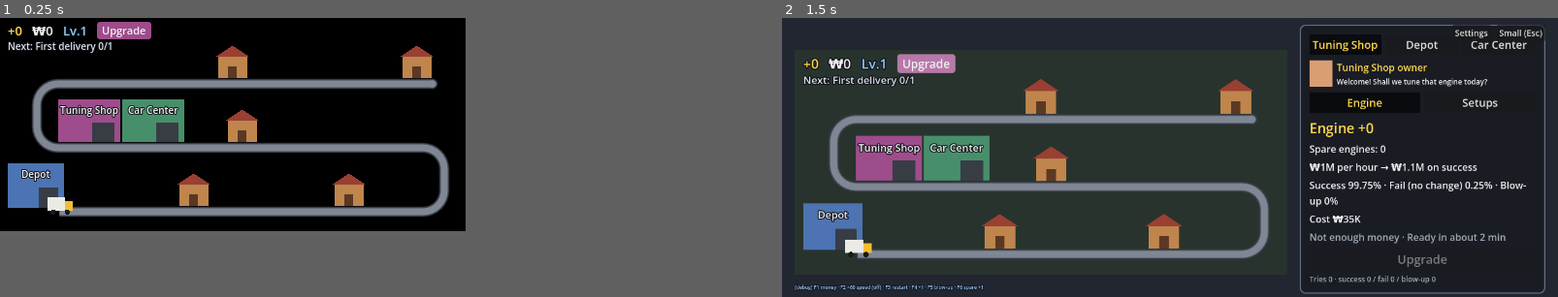
Above: before the commit, frames 1-2 (left to right).
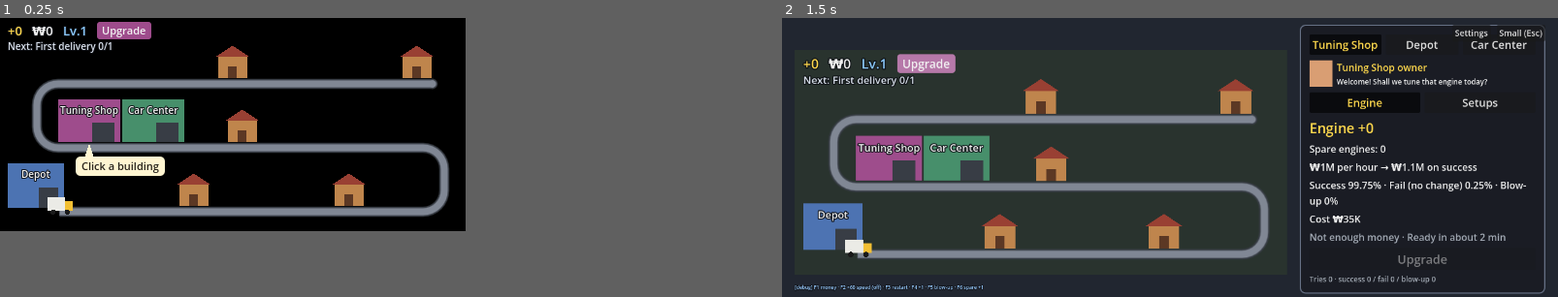
Above: after the commit, the same moments.

Repository: Paul-sinn/itwasdv
Game: Godot game, scene res://scenes/main.tscn
The game is run twice, just before and just after one commit, with the same random seed, the same clock (stepped at 60 frames per second) and the same inputs.
Inputs:
- Up to frame 1 (0.25 s): no input
- Up to frame 2 (1.5 s): click "Upgrade" at 0.5 s; click "Upgrade" at 1.25 s

The runs differ from the first frame. In frame 1, 0.8% of the frame differs, in the area x 9-22%, y 45-57%; in frame 2, nothing differs.

Commit message:
v6-bal U1: 처음 켰을 때 말풍선 "건물을 눌러보세요" (작은 화면, 건물·작은 버튼을 누르면 다시 안 뜸, settings.cfg)
Co-Authored-By: Claude Opus 5.5 <noreply@anthropic.com>

Diff:
--- a/locale/strings.csv
+++ b/locale/strings.csv
@@ -177,6 +177,7 @@
 BUILDING_TUNING,튜닝숍,Tuning Shop
 BUILDING_CAR_CENTER,카센터,Car Center
 TOWN_TUNING_BUTTON,강화,Upgrade
+TOWN_HINT_BUILDING,건물을 눌러보세요,Click a building
 GARAGE_TO_CAR,카센터로,To Car Center
 CAR_NOTE,+%d부터 강화하려면 1개가 있어야 해요. 퍼지면 자동으로 써요,From +%d you need one to upgrade. It's used automatically if the engine blows up
 CAR_SHORT,%s원 모자람 · %s,₩%s short · %s
--- a/scripts/ui/feel.gd
+++ b/scripts/ui/feel.gd
@@ -224,3 +224,14 @@
 const NPC_FACE_COLORS := {
 	"tuning": Color(0.85, 0.62, 0.45), "depot": Color(0.55, 0.70, 0.90), "car_center": Color(0.75, 0.80, 0.55),
 }
+
+# --- v6-bal: 처음 켰을 때 말풍선 "건물을 눌러보세요" (작은 화면에서만, 건물·작은 버튼을 한 번 누를 때까지) ---
+## 튜닝숍·카센터 아래, 가운데 길 밑 빈자리 (왼쪽 물류센터·오른쪽 집 사이). 꼬리는 위로 튜닝숍을 가리킴
+const HINT_POS := Vector2(124, 143)        ## 말풍선 위쪽 가운데 (동네 설계 좌표)
+const HINT_TAIL_TIP := Vector2(92, 130)    ## 꼬리 끝 (튜닝숍 아래 가운데)
+const HINT_TAIL_HALF := 5.0                ## 꼬리 밑변 반 폭
+const HINT_FONT_SIZE := 11
+const HINT_PAD := Vector2(6, 2)            ## 말풍선 안 여백 (좌우, 위아래)
+const HINT_RADIUS := 5
+const COLOR_HINT_BG := Color(1.0, 0.96, 0.82)
+const COLOR_HINT_TEXT := Color(0.15, 0.13, 0.10)
--- a/scripts/ui/main.gd
+++ b/scripts/ui/main.gd
@@ -12,6 +12,7 @@
 ## v4: 차고 [세팅] 칸 → Setting.try_roll / Setting.choose (굴리기·고르기는 scripts/core/setting.gd)
 ## v5: 계산 쪽 알림(state.take_events: 할 일 끝·레벨업·만렙·강화 첫 달성)을 프레임마다 꺼내 동네에 하나씩,
 ##     차고 [기사·물류센터] → Depot.upgrade, 강화·세팅·스페어·올리기 직후 Quest.check (바로 반응하게)
+## v6-bal: 처음 켰을 때 작은 화면 말풍선 "건물을 눌러보세요". 건물·작은 버튼을 한 번 누르면(open_building) 다시 안 뜸
 extends Control
 
 const Balance = preload("res://scripts/core/balance.gd")
@@ -33,6 +34,9 @@
 
 const AUTOSAVE_SECONDS := 30.0        ## 30초마다 저장 (배속과 상관없이 진짜 30초)
 const TRUCK := 0   ## 지금은 트럭 1대 (번호 0). 사는 화면·고르는 탭은 v7
+## 처음 말풍선을 봤는지 (설정 파일 settings.cfg에. 게임 저장 파일 아님)
+const HINT_SECTION := "first_run"
+const HINT_KEY := "building_hint_seen"
 
 ## 저장 파일 위치. 확인 스크립트는 진짜 저장을 건드리지 않게 add_child 전에 바꾼다.
 var save_path := Save.DEFAULT_PATH
@@ -47,6 +51,8 @@
 var settings_button: Button  ## 큰 화면 [설정]
 var settings: SettingsPanel  ## [설정]을 누르면 가운데 뜨는 "화면: 전체 화면 / 창 모드"
 var rng := RandomNumberGenerator.new()
+## 처음 말풍선 "건물을 눌러보세요"를 이미 봤나 (건물·작은 버튼을 한 번 누르면 true. 작은 화면에서 false일 때만 뜸)
+var hint_seen := false
 
 ## 켰을 때 넣은 꺼둔 동안 (Trip.apply_offline 결과 + away_seconds):
 ##   { money, parcels, spares, hours, xp, full, ignored, away_seconds }.
@@ -90,6 +96,7 @@
 
 	state = GameState.new_game()
 	var load_notice := _load_save()
+	hint_seen = ScreenMode.load_value(HINT_SECTION, HINT_KEY, false) == true
 
 	# 창: 투명 창 / 평범한 창(--windowed) / 화면 없음(테스트). 작은 화면 ↔ 전체 화면
 	screen = ScreenMode.new()
@@ -176,6 +183,7 @@
 		settings.visible = false
 	_debug_label.visible = full and OS.is_debug_build()
 	town.show_ground = full
+	town.set_hint(not full and not hint_seen)
 
 	if not full:
 		# 작은 화면: 동네를 창에 꽉 차게 (창 = 동네 설계 크기면 1배)
@@ -588,6 +596,10 @@
 
 ## 큰 화면으로 바꾸고 그 건물 화면을 보여 준다 ("tuning" / "depot" / "car_center")
 func open_building(id: String) -> void:
+	if not hint_seen:   # 처음 말풍선은 건물·작은 버튼을 한 번 누르면 다시 안 뜸
+		hint_seen = true
+		ScreenMode.save_value(HINT_SECTION, HINT_KEY, true)
+		town.set_hint(false)
 	panel.show_building(id)
 	screen.enter_full()
 
--- a/scripts/ui/screen_mode.gd
+++ b/scripts/ui/screen_mode.gd
@@ -41,7 +41,7 @@
 ## open_menu_at_mouse()가 불림 (메뉴를 띄우기 전에 보냄. 화면 없는 테스트에서는 아이콘이 없어 이것만)
 signal menu_asked
 
-## 설정 파일 위치 (고른 full_style을 저장). 확인 스크립트는 main을 만들기 전에 바꾼다.
+## 설정 파일 위치 (고른 full_style, 처음 말풍선을 봤는지). 확인 스크립트는 main을 만들기 전에 바꾼다.
 static var settings_path := "user://settings.cfg"
 
 var mode: Mode = Mode.SMALL
@@ -130,18 +130,28 @@
 
 ## 설정 파일에서 full_style 읽기. 없거나 이상하면 기본(FULLSCREEN)
 static func load_full_style() -> FullStyle:
-	var cfg := ConfigFile.new()
-	if cfg.load(settings_path) != OK:
-		return FullStyle.FULLSCREEN
-	var i := STYLE_NAMES.find(str(cfg.get_value(SETTINGS_SECTION, SETTINGS_KEY, "")))
+	var i := STYLE_NAMES.find(str(load_value(SETTINGS_SECTION, SETTINGS_KEY, "")))
 	return FullStyle.WINDOWED if i == FullStyle.WINDOWED else FullStyle.FULLSCREEN
 
 
 ## 설정 파일에 full_style 쓰기 (파일의 다른 설정은 그대로 둠)
 static func save_full_style(style: FullStyle) -> void:
+	save_value(SETTINGS_SECTION, SETTINGS_KEY, STYLE_NAMES[style])
+
+
+## 설정 파일의 값 하나 읽기. 파일이나 값이 없으면 default (main.gd 처음 말풍선도 씀)
+static func load_value(section: String, key: String, default: Variant) -> Variant:
+	var cfg := ConfigFile.new()
+	if cfg.load(settings_path) != OK:
+		return default
+	return cfg.get_value(section, key, default)
+
+
+## 설정 파일에 값 하나 쓰기 (파일의 다른 설정은 그대로 둠)
+static func save_value(section: String, key: String, value: Variant) -> void:
 	var cfg := ConfigFile.new()
 	cfg.load(settings_path)   # 없으면 빈 채로
-	cfg.set_value(SETTINGS_SECTION, SETTINGS_KEY, STYLE_NAMES[style])
+	cfg.set_value(section, key, value)
 	var err := cfg.save(settings_path)
 	if err != OK:
 		push_warning("설정 저장 실패 (오류 %d): %s" % [err, settings_path])
--- a/scripts/ui/town.gd
+++ b/scripts/ui/town.gd
@@ -3,6 +3,7 @@
 ## 오른쪽 위 알림(할 일 끝·레벨업 등. 여러 개면 하나씩 차례로).
 ## v6a: 건물 세 개(물류센터·튜닝숍·카센터, 임시 사각형 + 간판). 마우스를 올리면 빛남 + 이름표.
 ##      구석 줄 끝 작은 버튼 [강화] → tuning_pressed. 건물 클릭은 main.gd가 building_at()으로 가른다
+## v6-bal: 처음 켰을 때 말풍선 "건물을 눌러보세요" (hint, set_hint. 언제 켜나는 main.gd)
 ## 동네 설계 좌표(feel.gd TOWN_SIZE = 작은 화면 크기)로 만들고, 전체 화면에서는 같은 동네를 통째로 확대한다.
 ## 길·집·트럭은 확대해서 그리고(선명함), 글자는 확대 배수에 맞춘 글자 크기로 따로 놓는다.
 ## 그리기만 한다. 돈·배송은 main.gd → scripts/core/trip.gd (배송 이벤트가 오면 show_payout)
@@ -31,6 +32,7 @@
 var notices_shown: Array[String] = []   ## 지금까지 띄운 알림 글자, 띄운 순서대로 (확인용)
 var hovered := ""            ## 마우스가 올라가 있는 건물 id ("" = 없음)
 var tuning_button: Button    ## 구석 줄 끝 작은 버튼 [강화]
+var hint: Label              ## 처음 켰을 때 말풍선 "건물을 눌러보세요" (켜고 끄기는 main.gd → set_hint)
 
 var _houses: Array[Vector2] = []     ## 집 자리 (길 가운데 선 위, 설계 좌표)
 var _hud: HBoxContainer
@@ -90,6 +92,12 @@
 	_name_tag = make_label(Feel.NAME_TAG_FONT_SIZE, Feel.COLOR_NAME_TAG)
 	_name_tag.visible = false
 	add_child(_name_tag)
+	hint = Label.new()
+	hint.text = tr("TOWN_HINT_BUILDING")
+	hint.mouse_filter = Control.MOUSE_FILTER_IGNORE   # 말풍선을 눌러도 아무 일 없음 (건물·작은 버튼만)
+	hint.add_theme_color_override("font_color", Feel.COLOR_HINT_TEXT)
+	hint.visible = false
+	add_child(hint)
 	layout(Vector2.ZERO, 1.0, 1.0)
 
 
@@ -122,6 +130,7 @@
 		board.position = Vector2(r.get_center().x - board.size.x / 2.0, r.position.y + Feel.SIGN_TOP * zoom)
 	_set_font(_name_tag, Feel.NAME_TAG_FONT_SIZE)
 	_place_name_tag()
+	_place_hint()
 
 	# 떠오르던 "+금액"은 자리가 안 맞게 되니 지운다
 	for p in _payouts:
@@ -185,6 +194,35 @@
 	var x := clampf(r.get_center().x - _name_tag.size.x / 2.0, box.position.x, box.end.x - _name_tag.size.x)
 	var y := maxf(box.position.y, r.position.y - _name_tag.size.y - Feel.NAME_TAG_GAP * zoom)
 	_name_tag.position = Vector2(x, y)
+
+
+## 처음 말풍선 켜고 끄기 (main.gd: 작은 화면이고 아직 건물을 안 눌렀을 때만 켬)
+func set_hint(on: bool) -> void:
+	if hint.visible != on:
+		hint.visible = on
+		queue_redraw()   # 꼬리
+
+
+## 말풍선: 글자 크기·여백·둥글기를 동네 글자 배수에 맞추고, 위쪽 가운데를 HINT_POS에
+func _place_hint() -> void:
+	hint.add_theme_font_size_override("font_size", maxi(1, int(roundf(Feel.HINT_FONT_SIZE * text_scale))))
+	var sb := StyleBoxFlat.new()
+	sb.bg_color = Feel.COLOR_HINT_BG
+	sb.set_corner_radius_all(int(roundf(Feel.HINT_RADIUS * text_scale)))
+	sb.content_margin_left = Feel.HINT_PAD.x * text_scale
+	sb.content_margin_right = Feel.HINT_PAD.x * text_scale
+	sb.content_margin_top = Feel.HINT_PAD.y * text_scale
+	sb.content_margin_bottom = Feel.HINT_PAD.y * text_scale
+	hint.add_theme_stylebox_override("normal", sb)
+	hint.reset_size()
+	hint.position = to_view(Feel.HINT_POS) - Vector2(hint.size.x / 2.0, 0.0)
+
+
+## 말풍선 꼬리 (설계 좌표): 말풍선 위쪽 1px 안에서 HINT_TAIL_TIP까지
+func _hint_tail() -> PackedVector2Array:
+	var tip := Feel.HINT_TAIL_TIP
+	var base_y := Feel.HINT_POS.y + 1.0
+	return PackedVector2Array([Vector2(tip.x - Feel.HINT_TAIL_HALF, base_y), tip, Vector2(tip.x + Feel.HINT_TAIL_HALF, base_y)])
 
 
 ## 작은 버튼: 글자 크기·여백을 동네 글자 배수에 맞춤 (평소 / 올림 두 색)
@@ -321,11 +359,17 @@
 	for piece in route.pieces:
 		out.append(view_rect(piece.grow(half)))
 	# 건물: 빛남 두께만큼 넉넉하게 + 간판. 맞붙은 건물(튜닝숍·카센터)은 한 사각형으로 (사각형 수를 늘리지 않게)
+	# 처음 말풍선(+ 꼬리)도 꼬리 끝이 튜닝숍에 닿아서 그 사각형에 합쳐짐 (글자가 가장 많이 떴을 때도 30개 이하로)
 	var blds: Array[Rect2] = []
 	var rects := building_rects()
+	var pieces: Array[Rect2] = []
 	for id: String in BUILDINGS:
 		var r: Rect2 = rects[id].grow(Feel.BUILDING_GLOW_PX * zoom + 1.0)
-		r = r.merge(Rect2(_signs[id].position, _signs[id].size).grow(o))
+		pieces.append(r.merge(Rect2(_signs[id].position, _signs[id].size).grow(o)))
+	if hint.visible:
+		var tail := _hint_tail()
+		pieces.append(Rect2(hint.position, hint.size).merge(view_rect(Rect2(tail[0], Vector2.ZERO).expand(tail[1]).expand(tail[2]))).grow(1.0))
+	for r in pieces:
 		var joined := false
 		for i in blds.size():
 			if blds[i].intersects(r):
@@ -403,6 +447,10 @@
 	draw_circle(pts[pts.size() - 1], w / 2.0, Feel.COLOR_ROAD_EDGE, true, -1.0, true)
 	draw_polyline(pts, Feel.COLOR_ROAD, w - 3.0, true)
 	draw_circle(pts[pts.size() - 1], (w - 3.0) / 2.0, Feel.COLOR_ROAD, true, -1.0, true)
+
+	# 말풍선 꼬리 (길 위에. 말풍선 글상자는 hint 글자가 그 위에 그림)
+	if hint.visible:
+		draw_colored_polygon(_hint_tail(), Feel.COLOR_HINT_BG)
 	draw_set_transform_matrix(Transform2D.IDENTITY)
 
 
--- a/tests/check_buildings.gd
+++ b/tests/check_buildings.gd
@@ -8,6 +8,8 @@
 ## ⑨ +18 스페어 0개면 강화 칸에 이유 글 + [카센터로] → 카센터   ⑩ 고르다 만 세팅이 있으면 켤 때 튜닝숍 세팅 칸
 ## ⑪ [작게]·Esc 뒤 다시 건물을 누르면 그 건물 화면 (알림 영역 아이콘은 마지막에 보던 건물, 처음엔 튜닝숍)
 ## ⑫ en에서도 건물 이름·NPC 인사말에 한글·키 없음 (ko는 "차고"라는 말이 안 보임)   ⑬ 오른쪽 클릭 메뉴는 건물·도로 어디서든
+## v6-bal U1 ④ 처음 말풍선: 새 설정이면 작은 화면에 뜸(visible_rects() 안) → 도로 클릭엔 그대로 → 건물 클릭 뒤 사라짐
+##   → 다시 켜도 안 뜸 (settings.cfg). 작은 버튼으로도 사라짐. en 글자에 한글 없음
 ## 확인하는 동안 게임 시간을 멈춘다 (트럭이 건물 앞을 지나가지 않게). 진짜 저장·설정 파일은 건드리지 않는다.
 ##
 ## 실행:
@@ -26,6 +28,7 @@
 const Fmt = preload("res://scripts/ui/fmt.gd")
 const Town = preload("res://scripts/ui/town.gd")
 const ScreenMode = preload("res://scripts/ui/screen_mode.gd")
+const Main = preload("res://scripts/ui/main.gd")
 const TEST_SAVE := "user://test_town_buildings.json"
 const TEST_SETTINGS := "user://test_buildings_settings.cfg"
 const RICH := 1000000000
@@ -47,6 +50,7 @@
 	await process_frame
 	TranslationServer.set_locale("ko")   # 아래에서 한국어 글자를 비교함 (OS 언어와 상관없이)
 	(ScreenMode as Object).set("settings_path", TEST_SETTINGS)
+	DirAccess.remove_absolute(ProjectSettings.globalize_path(TEST_SETTINGS))   # 처음 켠 것처럼 (말풍선이 뜸)
 	Save.delete_file(TEST_SAVE)
 	var b := Balance.load_file()
 
@@ -241,6 +245,50 @@
 			"⑬ 오른쪽 클릭 (도로 + 건물 세 개) → 메뉴 %d번 / %d번, 작은 화면 그대로" % [asks[0], right_spots.size()])
 	await _close(m)
 
+	# U1 ④ 처음 말풍선: 새 설정 → 작은 화면에 뜸 → 도로·말풍선 클릭엔 그대로 → 건물 클릭 → 사라짐·설정 저장
+	#   → 다시 켜도 안 뜸. 새 설정에서 작은 버튼으로도 사라짐
+	DirAccess.remove_absolute(ProjectSettings.globalize_path(TEST_SETTINGS))
+	m = await _launch()
+	town = m.town
+	var hint_bad: Array = await _check_hint(m)
+	var hint_first: bool = town.hint.visible
+	var hint_text: String = town.hint.text
+	var hint_spot: Vector2 = town.hint.get_global_rect().get_center()
+	var spot_with: bool = _has_point(m.visible_rects(), hint_spot)
+	var road_at: Vector2 = town.to_view(town.route.point_at(town.route.total() * 0.5)) + town.global_position
+	for at: Vector2 in [road_at, town.hint.get_global_rect().get_center()]:
+		if town.building_at(at - town.global_position) != "":
+			hint_bad.append("%s 자리가 건물 위" % at)
+		_click(at)
+		await _frames(2)
+	var after_road: bool = town.hint.visible and not m.is_full()
+	_click(town.building_rects()["car_center"].get_center() + town.global_position)
+	await _frames(3)
+	var gone_full: bool = m.is_full() and not town.hint.visible
+	_key(KEY_ESCAPE)
+	await _frames(2)
+	var gone_small: bool = not m.is_full() and not town.hint.visible
+	var spot_without: bool = _has_point(m.visible_rects(), hint_spot)
+	var hint_saved: bool = ScreenMode.load_value(Main.HINT_SECTION, Main.HINT_KEY, false) == true
+	await _close(m)
+	m = await _launch()
+	var not_again: bool = not m.is_full() and not m.town.hint.visible
+	await _close(m)
+	DirAccess.remove_absolute(ProjectSettings.globalize_path(TEST_SETTINGS))
+	m = await _launch()
+	var fresh_again: bool = m.town.hint.visible
+	_click(m.town.tuning_button.get_global_rect().get_center())
+	await _frames(3)
+	var button_full: bool = m.is_full() and m.panel.building == "tuning"
+	_key(KEY_ESCAPE)
+	await _frames(2)
+	var button_gone: bool = fresh_again and button_full and not m.is_full() and not m.town.hint.visible
+	await _close(m)
+	_report(hint_first and hint_text == "건물을 눌러보세요" and hint_bad.is_empty() and after_road and gone_full and gone_small
+			and spot_with and not spot_without and hint_saved and not_again and button_gone,
+			"U1 ④ 말풍선 '%s': 새 설정이면 작은 화면에 뜸 (작은 화면 %d가지 보이는 곳 안, 건물·집·구석 줄·할 일 줄과 안 겹침, 큰 화면엔 없음) %s, 도로·말풍선 클릭엔 그대로, 카센터 클릭 → 사라짐 (말풍선 자리가 보이는 곳 %s → %s)·설정 파일에 저장 %s, 다시 켜도 안 뜸 %s, 새 설정에서 작은 버튼으로도 사라짐 %s" % [
+			hint_text, SMALL_SIZES.size(), hint_bad, spot_with, spot_without, hint_saved, not_again, button_gone])
+
 	# ⑩ 고르다 만 세팅이 있는 저장으로 켬 → 튜닝숍 세팅 칸 (건물을 누르면 그 고르는 화면)
 	var s := GameState.new_game()
 	s.money = RICH
@@ -267,11 +315,15 @@
 	# ⑫ en: 건물 간판·이름표·위쪽 줄·NPC 이름·인사말 (+ 작은 버튼), 간판은 건물 안. ko는 "차고"가 안 보임
 	TranslationServer.set_locale("en")
 	Save.delete_file(TEST_SAVE)
+	DirAccess.remove_absolute(ProjectSettings.globalize_path(TEST_SETTINGS))   # en 말풍선도 보이게
 	m = await _launch()
 	town = m.town
 	p = m.panel
 	await _check_layout(m, "en")
-	var en_texts := [town.tuning_button.text]
+	var en_hint_bad: Array = await _check_hint(m)
+	_report(town.hint.visible and town.hint.text == "Click a building" and not _untranslated(town.hint.text) and en_hint_bad.is_empty(),
+			"U1 ④ en 말풍선 '%s' 한글·키 없음, 작은 화면 %d가지 보이는 곳 안·건물·집·구석 줄과 안 겹침 %s" % [town.hint.text, SMALL_SIZES.size(), en_hint_bad])
+	var en_texts := [town.tuning_button.text, town.hint.text]
 	for id: String in Town.BUILDINGS:
 		en_texts.append(town._signs[id].text)
 		_move(town.building_rects()[id].get_center())
@@ -351,6 +403,42 @@
 			tag, SMALL_SIZES.size(), FULL_SIZES.size(), bad])
 
 
+## 처음 말풍선 자리: 작은 화면 크기 3가지에서 보이고, 동네 안·보이는 곳 안, 건물·집·구석 줄·할 일 줄과 안 겹침.
+## 큰 화면에서는 안 보임. 문제 목록을 돌려줌 (끝나면 작은 화면 기본 크기로)
+func _check_hint(m: Node) -> Array:
+	var town = m.town
+	var bad := []
+	for size: Vector2i in SMALL_SIZES:
+		m.screen.enter_small()
+		root.size = size
+		await _frames(3)
+		var r := Rect2(town.hint.position, town.hint.size)
+		if not town.hint.visible:
+			bad.append("%s 안 보임" % size)
+		if not town.area().encloses(r):
+			bad.append("%s 동네 밖" % size)
+		if not _enclosed(m.visible_rects(), Rect2(r.position + town.global_position, r.size)):
+			bad.append("%s 보이는 곳 밖" % size)
+		var others: Array = [["구석 줄", Rect2(town._hud.position, town._hud.size)], ["할 일 줄", Rect2(town._quest_label.position, town._quest_label.size)]]
+		for id: String in Town.BUILDINGS:
+			others.append([id, town.building_rects()[id]])
+		for spot in town._houses:
+			others.append(["집", town.view_rect(town._house_rect(spot))])
+		for o in others:
+			if r.intersects(o[1]):
+				bad.append("%s ↔ %s" % [size, o[0]])
+		if m.visible_rects().size() > 30:
+			bad.append("%s 보이는 곳 사각형 %d개 (30개 이하)" % [size, m.visible_rects().size()])
+	m.screen.enter_full()
+	await _frames(3)
+	if town.hint.visible:
+		bad.append("큰 화면에 보임")
+	m.screen.enter_small()
+	root.size = Feel.SMALL_SIZE
+	await _frames(3)
+	return bad
+
+
 ## 지금 보이는 건물 화면 id (위쪽 줄과 상관없이 실제로 보이는 칸으로 판단)
 func _shown(p) -> String:
 	if p._engine_box.is_visible_in_tree() or p.setting.is_visible_in_tree():
@@ -379,6 +467,10 @@
 func _saved_state(b: Balance):
 	var r := Save.read_file(TEST_SAVE, b)
 	return r["state"] if r["status"] == Save.Status.OK else null
+
+
+func _has_point(rects: Array, at: Vector2) -> bool:
+	return rects.any(func(v: Rect2): return v.has_point(at))
 
 
 func _enclosed(rects: Array, r: Rect2) -> bool:
Binary file changed: locale/strings.en.translation
Binary file changed: locale/strings.ko.translation
